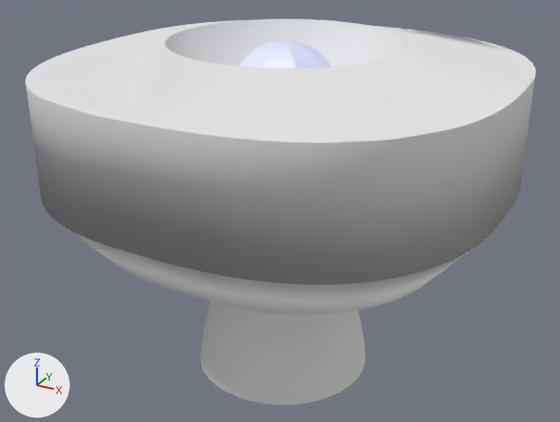
An edit to the glTF model deviceprofiles/SmartThingsMotionSensor.gltf, drawn before and after from the same camera.
One viewpoint serves both versions: a 50 mm camera at (0.919, -1.706, 1.302) aimed at (-0.015, -0.009, 0.453). Lighting does not change. The marker at lower left points along +X, +Y and +Z. Where no turn or scale is listed for an object, it has been applied to the vertices.

In view in the first picture: 'PIP Sencor', 'bottomroot', 'frontcover', 'rearcover'.
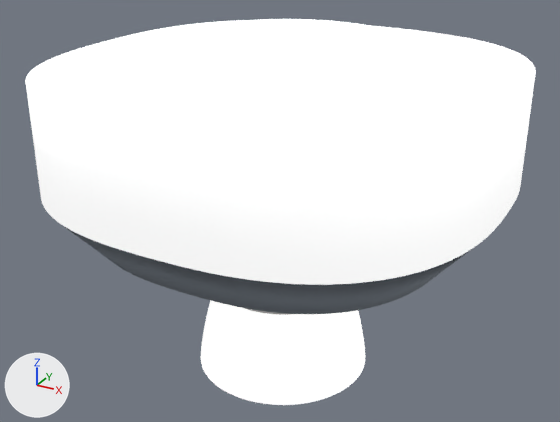
Edits to the scene script, one JSON object a line:
```json
{"op": "set", "path": "mat_매테리얼_002.emission_color", "old": "(0.0419, 0.0919, 0.291)", "new": "(0.774, 0.839, 0.97)", "note": "blue #3a5593 -> white #e4ecfc"}
{"op": "set", "path": "mat_grayplastic_002.base_color", "old": "(1.0, 1.0, 1.0)", "new": "(0.224, 0.258, 0.3)", "note": "white #ffffff -> grey #828b95"}
{"op": "add", "block": "mat_white_plastic_005", "code": "mat_white_plastic_005.emission_strength = 0.8"}
```

Changed parts and their boxes (x1, y1, x2, y2) in the pictures (560 x 422 px):
```json
{"object": "frontcover", "change": "surface changed", "before": [25, 19, 536, 285], "after": [25, 19, 536, 285]}
{"object": "bottomroot", "change": "surface changed", "before": [201, 300, 365, 405], "after": [201, 300, 365, 405], "on screen": "grey to white"}
{"object": "rearcover", "change": "recoloured", "before": [65, 227, 476, 314], "after": [65, 227, 476, 314]}
{"object": "PIP Sencor", "change": "recoloured", "before": [239, 40, 332, 68], "after": [239, 40, 332, 68]}
```
